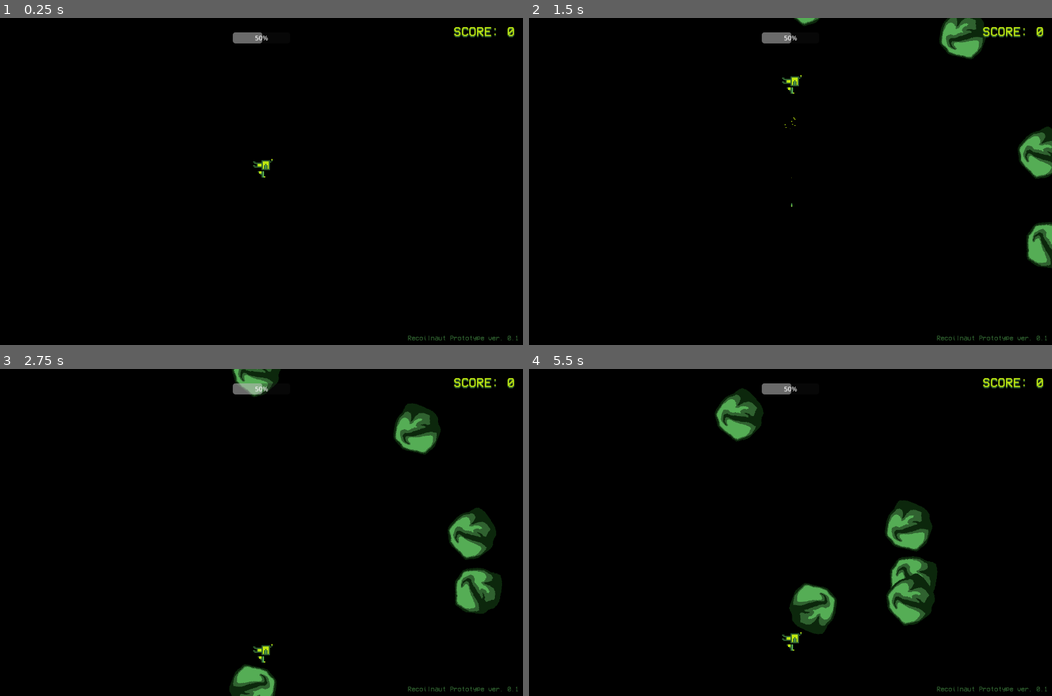
Above: before the commit, frames 1-4 (two rows, left to right).
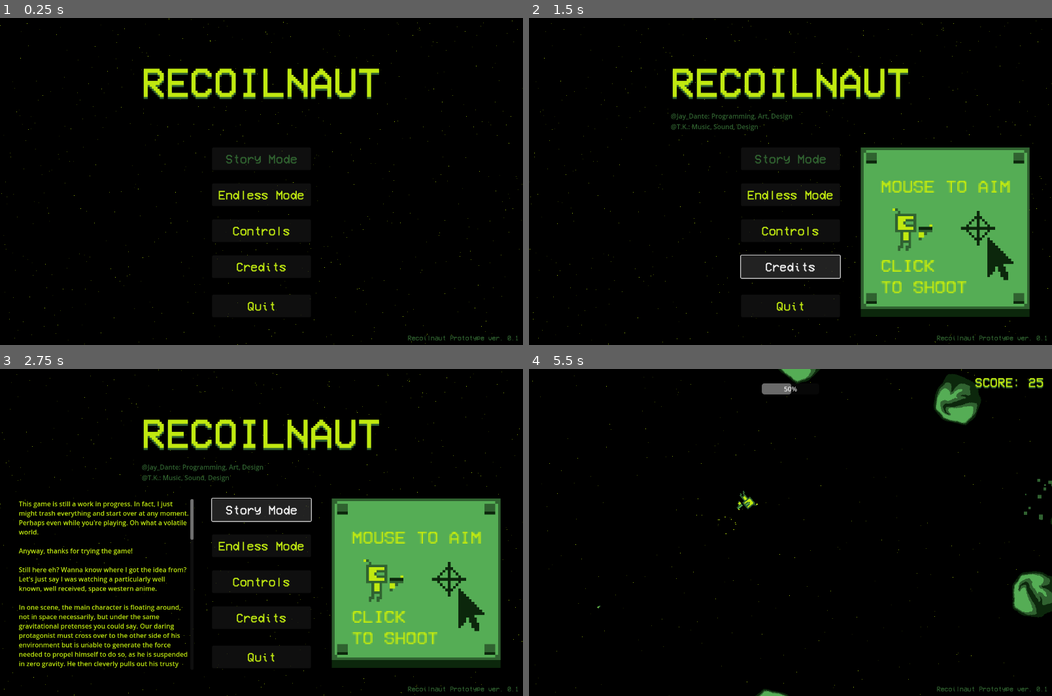
Above: after the commit, the same moments.

Repository: Jay-Dante/Recoilnaut-Prototype
Game: Godot game, scene res://Scenes/main_menu.tscn
The game is run twice, just before and just after one commit, with the same random seed, the same clock (stepped at 60 frames per second) and the same inputs. Before the commit the project starts from res://Scenes/Test_Scene.tscn.
Inputs (mouse positions are in pixels of both pictures, inside the frame that each line leads up to):
- Up to frame 1 (0.25 s): no input
- Up to frame 2 (1.5 s): click (790, 230) at 0.5 s, where only the run after the commit has a clickable "Controls"; click (790, 266) at 1.25 s, where only the run after the commit has a clickable "Credits"
- Up to frame 3 (2.75 s): click (261, 509) at 2 s, where only the run after the commit has a clickable "Story Mode"
- Up to frame 4 (5.5 s): click (790, 509) at 2.75 s, where only the run after the commit has a clickable "Story Mode"; click (790, 545) at 3.5 s, where only the run after the commit has a clickable "Endless Mode"; move the mouse to (905, 516) at 4.27 s; click (905, 516) at 4.35 s; move the mouse to (685, 548) at 5.02 s; click (685, 548) at 5.1 s

The runs differ from the first frame. In frame 1, 3.4% of the frame differs, in the area x 0-100%, y 0-100%; in frame 2, 24%; in frame 3, 27%; in frame 4, 7.5%.

Commit message:
Updated Menus
UI Changes to main menu and game over scenes

Diff:
--- a/Scenes/Test_Scene.tscn
+++ b/Scenes/Test_Scene.tscn
@@ -6,6 +6,17 @@
 [ext_resource type="PackedScene" uid="uid://cudgdf6e38n7y" path="res://Scenes/asteroid.tscn" id="3_a5edd"]
 [ext_resource type="PackedScene" uid="uid://bbeu6ls63kc50" path="res://Scenes/game_over_screen.tscn" id="4_22l8h"]
 [ext_resource type="PackedScene" uid="uid://dktd4wxi75vim" path="res://Scenes/health.tscn" id="4_xsfd6"]
+
+[sub_resource type="ParticleProcessMaterial" id="ParticleProcessMaterial_1pqoh"]
+emission_shape = 3
+emission_box_extents = Vector3(1280, 800, 1)
+particle_flag_disable_z = true
+direction = Vector3(0, 0, 0)
+spread = 0.0
+gravity = Vector3(0, 0, 0)
+orbit_velocity_min = 0.0
+orbit_velocity_max = 0.0
+color = Color(0.752941, 0.913725, 0.0627451, 1)
 
 [node name="Node2D" type="Node2D"]
 script = ExtResource("1_jdrf8")
@@ -64,3 +75,13 @@
 
 [node name="PlayerSpawn" type="Node2D" parent="."]
 position = Vector2(640, 400)
+
+[node name="StarfieldParallax" type="Node2D" parent="."]
+
+[node name="Field0" type="GPUParticles2D" parent="StarfieldParallax"]
+z_index = -100
+position = Vector2(640, 400)
+amount = 1000
+process_material = SubResource("ParticleProcessMaterial_1pqoh")
+lifetime = 140.0
+preprocess = 280.0
--- a/Scenes/asteroid.tscn
+++ b/Scenes/asteroid.tscn
@@ -1,7 +1,8 @@
-[gd_scene load_steps=4 format=3 uid="uid://cudgdf6e38n7y"]
+[gd_scene load_steps=5 format=3 uid="uid://cudgdf6e38n7y"]
 
 [ext_resource type="Script" path="res://Scripts/Asteroid.gd" id="1_ta6s6"]
 [ext_resource type="Shape2D" uid="uid://bi1ipaa4fpaoq" path="res://Resources/asteroid_collision_large.tres" id="2_xiia0"]
+[ext_resource type="AudioStream" uid="uid://b2kpc43euov2" path="res://Assets/Sound/RockBreak.wav" id="3_ugd5w"]
 
 [sub_resource type="CompressedTexture2D" id="CompressedTexture2D_ihlkw"]
 
@@ -10,11 +11,31 @@
 collision_mask = 11
 script = ExtResource("1_ta6s6")
 
-[node name="Sprite2D" type="Sprite2D" parent="."]
+[node name="Roid" type="Sprite2D" parent="."]
 texture_filter = 1
 texture = SubResource("CompressedTexture2D_ihlkw")
 
 [node name="CollisionShape2D" type="CollisionShape2D" parent="."]
 shape = ExtResource("2_xiia0")
 
+[node name="Impact" type="AudioStreamPlayer2D" parent="."]
+position = Vector2(3, 33)
+stream = ExtResource("3_ugd5w")
+
+[node name="Impacticles" type="CPUParticles2D" parent="."]
+emitting = false
+amount = 20
+lifetime = 2.0
+one_shot = true
+explosiveness = 1.0
+emission_shape = 2
+emission_sphere_radius = 10.0
+spread = 180.0
+gravity = Vector2(0, 0)
+initial_velocity_min = 50.0
+initial_velocity_max = 100.0
+scale_amount_min = 2.0
+scale_amount_max = 10.0
+color = Color(0.188235, 0.384314, 0.188235, 1)
+
 [connection signal="body_entered" from="." to="." method="_on_body_entered"]
--- /dev/null
+++ b/Scenes/game_over_screen.gd
@@ -0,0 +1,10 @@
+extends Control
+
+
+
+func _on_restart_pressed():
+	get_tree().reload_current_scene();
+
+
+func _on_quit_pressed():
+	get_tree().change_scene_to_file("res://Scenes/main_menu.tscn");
--- a/Scenes/game_over_screen.tscn
+++ b/Scenes/game_over_screen.tscn
@@ -1,6 +1,7 @@
-[gd_scene load_steps=4 format=3 uid="uid://bbeu6ls63kc50"]
+[gd_scene load_steps=5 format=3 uid="uid://bbeu6ls63kc50"]
 
 [ext_resource type="FontFile" uid="uid://dynf0qxshk31i" path="res://Assets/Type/VCR_OSD_MONO_1.001.ttf" id="1_85cqs"]
+[ext_resource type="Script" path="res://Scenes/game_over_screen.gd" id="1_ocq5s"]
 
 [sub_resource type="LabelSettings" id="LabelSettings_eoxtx"]
 font = ExtResource("1_85cqs")
@@ -19,6 +20,7 @@
 anchor_bottom = 1.0
 grow_horizontal = 2
 grow_vertical = 2
+script = ExtResource("1_ocq5s")
 
 [node name="GameOver" type="Label" parent="."]
 layout_mode = 1
@@ -68,3 +70,6 @@
 theme_override_fonts/font = ExtResource("1_85cqs")
 theme_override_font_sizes/font_size = 18
 text = "QUIT TO MAIN MENU"
+
+[connection signal="pressed" from="Restart" to="." method="_on_restart_pressed"]
+[connection signal="pressed" from="Quit" to="." method="_on_quit_pressed"]
--- /dev/null
+++ b/Scenes/main_menu.gd
@@ -0,0 +1,24 @@
+extends Control
+
+@onready var UM = $StoryModeButton/UnnecessaryMonologue;
+@onready var Controls = $ControlsButton/Instructions;
+@onready var Credits = $CreditsButton/Credits;
+
+func _on_story_mode_button_pressed():
+	UM.visible = !UM.visible;
+
+
+func _on_endless_mode_button_pressed():
+	get_tree().change_scene_to_file("res://Scenes/Test_Scene.tscn");
+
+
+func _on_controls_button_pressed():
+	Controls.visible = !Controls.visible;
+
+
+func _on_credits_button_pressed():
+	Credits.visible = !Credits.visible;
+
+
+func _on_quit_button_pressed():
+	get_tree().quit();
--- /dev/null
+++ b/Scenes/main_menu.tscn
@@ -0,0 +1,263 @@
+[gd_scene load_steps=7 format=3 uid="uid://rg6geehig6om"]
+
+[ext_resource type="FontFile" uid="uid://dynf0qxshk31i" path="res://Assets/Type/VCR_OSD_MONO_1.001.ttf" id="1_5d01w"]
+[ext_resource type="Script" path="res://Scenes/main_menu.gd" id="1_i2ina"]
+[ext_resource type="Texture2D" uid="uid://cuu5n4ldakfap" path="res://Assets/Art/Instructions.png" id="3_ok2tc"]
+
+[sub_resource type="LabelSettings" id="LabelSettings_vnouq"]
+font = ExtResource("1_5d01w")
+font_size = 100
+font_color = Color(0.752941, 0.913725, 0.0627451, 1)
+shadow_color = Color(0.188235, 0.384314, 0.188235, 1)
+shadow_offset = Vector2(0, 5)
+
+[sub_resource type="LabelSettings" id="LabelSettings_7tdju"]
+font = ExtResource("1_5d01w")
+font_color = Color(0.188235, 0.384314, 0.188235, 1)
+
+[sub_resource type="ParticleProcessMaterial" id="ParticleProcessMaterial_pyi5p"]
+emission_shape = 3
+emission_box_extents = Vector3(1, 600, 1)
+particle_flag_disable_z = true
+direction = Vector3(-1, 0, 0)
+spread = 0.0
+gravity = Vector3(0, 0, 0)
+initial_velocity_min = 10.0
+initial_velocity_max = 10.0
+orbit_velocity_min = 0.0
+orbit_velocity_max = 0.0
+color = Color(0.752941, 0.913725, 0.0627451, 1)
+
+[node name="main_menu" type="Control"]
+layout_mode = 3
+anchors_preset = 15
+anchor_right = 1.0
+anchor_bottom = 1.0
+grow_horizontal = 2
+grow_vertical = 2
+script = ExtResource("1_i2ina")
+
+[node name="GameOver" type="Label" parent="."]
+layout_mode = 1
+anchors_preset = 5
+anchor_left = 0.5
+anchor_right = 0.5
+offset_left = -370.5
+offset_top = 96.0
+offset_right = 370.5
+offset_bottom = 213.0
+grow_horizontal = 2
+text = "RECOILNAUT"
+label_settings = SubResource("LabelSettings_vnouq")
+horizontal_alignment = 1
+vertical_alignment = 1
+
+[node name="StoryModeButton" type="Button" parent="."]
+layout_mode = 1
+anchors_preset = -1
+anchor_right = 1.0
+anchor_bottom = 1.0
+offset_left = 519.0
+offset_top = 316.5
+offset_right = -519.0
+offset_bottom = -428.5
+grow_horizontal = 2
+grow_vertical = 2
+theme_override_colors/font_color = Color(0.188235, 0.384314, 0.188235, 1)
+theme_override_colors/font_pressed_color = Color(0.188235, 0.384314, 0.188235, 1)
+theme_override_fonts/font = ExtResource("1_5d01w")
+theme_override_font_sizes/font_size = 30
+text = "Story Mode"
+
+[node name="UnnecessaryMonologue" type="RichTextLabel" parent="StoryModeButton"]
+visible = false
+layout_mode = 0
+offset_left = -473.0
+offset_top = 1.0
+offset_right = -45.0
+offset_bottom = 419.0
+theme_override_colors/default_color = Color(0.752941, 0.913725, 0.0627451, 1)
+text = "This game is still a work in progress. In fact, I just might trash everything and start over at any moment. Perhaps even while you're playing. Oh what a volatile world.
+
+Anyway, thanks for trying the game!
+
+Still here eh? Wanna know where I got the idea from? Let's just say I was watching a particularly well known, well received, space western anime.
+
+In one scene, the main character is floating around, not in space necessarily, but under the same gravitational pretenses you could say. Our daring protagonist must cross over to the other side of his environment but is unable to generate the force needed to propel himself to do so, as he is suspended in zero gravity. He then cleverly pulls out his trusty sidearm and fires in the opposite direction to his target destination; generating the force needed to reach his goal.
+
+and thus, RECOILNAUT was born. In my head. For several months. As where most game ideas go to die, ironically. But not RECOILNAUT! You can play it! It's here! In front of you! Go play it! Click the ENDLESS MODE button! Play for no more than 5 minutes I imagine! But you played it! Technically, you're playing it right now! As you sit here and read it, it's a visual novel! With next to no visuals!
+
+Ok I must now take my leave as I further break and rebuild the game behind the scenes.
+
+If you liked the game, hated the game, or have any suggestions for the game, feel free to reach out to me. I'm the guy in the itch.io submission, it'll probably say I did the programming and other stuff. That is I.
+
+Until next time friends!
+
+
+
+
+
+
+
+
+
+
+
+
+
+
+
+Heh I knew you'd keep scrolling for more. Fine then, as a reward, I'll share ye a joke:
+
+
+
+
+
+
+
+
+
+
+
+
+
+
+
+
+
+
+
+
+
+
+
+"
+
+[node name="EndlessModeButton" type="Button" parent="."]
+layout_mode = 1
+anchors_preset = -1
+anchor_right = 1.0
+anchor_bottom = 1.0
+offset_left = 519.0
+offset_top = 404.5
+offset_right = -519.0
+offset_bottom = -340.5
+grow_horizontal = 2
+grow_vertical = 2
+theme_override_colors/font_color = Color(0.752941, 0.913725, 0.0627451, 1)
+theme_override_colors/font_pressed_color = Color(0.188235, 0.384314, 0.188235, 1)
+theme_override_fonts/font = ExtResource("1_5d01w")
+theme_override_font_sizes/font_size = 30
+text = "Endless Mode"
+
+[node name="ControlsButton" type="Button" parent="."]
+layout_mode = 1
+anchors_preset = -1
+anchor_right = 1.0
+anchor_bottom = 1.0
+offset_left = 519.0
+offset_top = 492.5
+offset_right = -519.0
+offset_bottom = -252.5
+grow_horizontal = 2
+grow_vertical = 2
+theme_override_colors/font_color = Color(0.752941, 0.913725, 0.0627451, 1)
+theme_override_colors/font_pressed_color = Color(0.188235, 0.384314, 0.188235, 1)
+theme_override_fonts/font = ExtResource("1_5d01w")
+theme_override_font_sizes/font_size = 30
+text = "Controls"
+
+[node name="Instructions" type="Sprite2D" parent="ControlsButton"]
+visible = false
+texture_filter = 1
+position = Vector2(499.75, 31.25)
+scale = Vector2(3.22266, 3.23828)
+texture = ExtResource("3_ok2tc")
+
+[node name="Aim" type="Label" parent="ControlsButton/Instructions"]
+offset_left = -48.897
+offset_top = -41.5296
+offset_right = 57.103
+offset_bottom = -15.5296
+theme_override_colors/font_color = Color(0.752941, 0.913725, 0.0627451, 1)
+theme_override_fonts/font = ExtResource("1_5d01w")
+theme_override_font_sizes/font_size = 14
+text = "MOUSE TO AIM"
+
+[node name="Aim" type="Label" parent="ControlsButton/Instructions/Aim"]
+offset_left = -0.0533447
+offset_top = 60.4439
+offset_right = 105.947
+offset_bottom = 86.4439
+theme_override_colors/font_color = Color(0.752941, 0.913725, 0.0627451, 1)
+theme_override_fonts/font = ExtResource("1_5d01w")
+theme_override_font_sizes/font_size = 14
+text = "CLICK
+TO SHOOT"
+
+[node name="CreditsButton" type="Button" parent="."]
+layout_mode = 1
+anchors_preset = -1
+anchor_right = 1.0
+anchor_bottom = 1.0
+offset_left = 519.0
+offset_top = 580.5
+offset_right = -519.0
+offset_bottom = -164.5
+grow_horizontal = 2
+grow_vertical = 2
+theme_override_colors/font_color = Color(0.752941, 0.913725, 0.0627451, 1)
+theme_override_colors/font_pressed_color = Color(0.188235, 0.384314, 0.188235, 1)
+theme_override_fonts/font = ExtResource("1_5d01w")
+theme_override_font_sizes/font_size = 30
+text = "Credits"
+
+[node name="Credits" type="Label" parent="CreditsButton"]
+visible = false
+layout_mode = 0
+offset_left = -172.0
+offset_top = -353.0
+offset_right = 406.0
+offset_bottom = -291.0
+theme_override_colors/font_color = Color(0.188235, 0.384314, 0.188235, 1)
+text = "@Jay_Dante: Programming, Art, Design
+@T.K.: Music, Sound, Design"
+
+[node name="QuitButton" type="Button" parent="."]
+layout_mode = 1
+anchors_preset = -1
+anchor_right = 1.0
+anchor_bottom = 1.0
+offset_left = 519.0
+offset_top = 676.5
+offset_right = -519.0
+offset_bottom = -68.5
+grow_horizontal = 2
+grow_vertical = 2
+theme_override_colors/font_color = Color(0.752941, 0.913725, 0.0627451, 1)
+theme_override_colors/font_pressed_color = Color(0.188235, 0.384314, 0.188235, 1)
+theme_override_fonts/font = ExtResource("1_5d01w")
+theme_override_font_sizes/font_size = 30
+text = "Quit"
+
+[node name="Version" type="Label" parent="."]
+offset_left = 998.0
+offset_top = 775.0
+offset_right = 1270.0
+offset_bottom = 798.0
+text = "Recoilnaut Prototype ver. 0.1"
+label_settings = SubResource("LabelSettings_7tdju")
+
+[node name="Field0" type="GPUParticles2D" parent="."]
+z_index = -100
+position = Vector2(1320, 400)
+amount = 1000
+process_material = SubResource("ParticleProcessMaterial_pyi5p")
+lifetime = 140.0
+preprocess = 280.0
+
+[connection signal="pressed" from="StoryModeButton" to="." method="_on_story_mode_button_pressed"]
+[connection signal="pressed" from="EndlessModeButton" to="." method="_on_endless_mode_button_pressed"]
+[connection signal="pressed" from="ControlsButton" to="." method="_on_controls_button_pressed"]
+[connection signal="pressed" from="CreditsButton" to="." method="_on_credits_button_pressed"]
+[connection signal="pressed" from="QuitButton" to="." method="_on_quit_button_pressed"]
--- a/Scenes/recoilnaut.tscn
+++ b/Scenes/recoilnaut.tscn
@@ -1,8 +1,9 @@
-[gd_scene load_steps=5 format=3 uid="uid://ce5hcqoq1v8d"]
+[gd_scene load_steps=6 format=3 uid="uid://ce5hcqoq1v8d"]
 
 [ext_resource type="Script" path="res://Scripts/recoilnaut.gd" id="1_42pcl"]
 [ext_resource type="Texture2D" uid="uid://bbvxom10p8cj4" path="res://Assets/Art/Recoilnaut.png" id="1_d0h78"]
 [ext_resource type="AudioStream" uid="uid://tncohwkys6jl" path="res://Assets/Sound/PistolShot.wav" id="3_5fb0w"]
+[ext_resource type="AudioStream" uid="uid://b2ipwfhr887ay" path="res://Assets/Sound/deathboom.wav" id="4_tie3g"]
 
 [sub_resource type="CapsuleShape2D" id="CapsuleShape2D_f3evn"]
 radius = 12.0
@@ -14,7 +15,7 @@
 collision_mask = 5
 script = ExtResource("1_42pcl")
 
-[node name="Sprite2D" type="Sprite2D" parent="."]
+[node name="PlayerSprite" type="Sprite2D" parent="."]
 texture_filter = 1
 rotation = -1.5708
 scale = Vector2(3, 3)
@@ -44,3 +45,25 @@
 scale_amount_min = 2.0
 scale_amount_max = 2.0
 color = Color(0.752941, 0.913725, 0.0627451, 1)
+
+[node name="Status" type="Node2D" parent="."]
+
+[node name="DeathCrunch" type="AudioStreamPlayer2D" parent="Status"]
+stream = ExtResource("4_tie3g")
+volume_db = -10.0
+
+[node name="Deathicles" type="CPUParticles2D" parent="Status"]
+emitting = false
+amount = 20
+lifetime = 5.0
+one_shot = true
+explosiveness = 1.0
+lifetime_randomness = 1.0
+emission_shape = 2
+emission_sphere_radius = 1.0
+gravity = Vector2(0, 0)
+initial_velocity_min = 10.0
+initial_velocity_max = 50.0
+scale_amount_min = 2.0
+scale_amount_max = 10.0
+color = Color(0.752941, 0.913725, 0.0627451, 1)
--- a/Scripts/Asteroid.gd
+++ b/Scripts/Asteroid.gd
@@ -9,7 +9,7 @@
 
 var speed = 0;
 
-@onready var sprite = $Sprite2D;
+@onready var sprite = $Roid;
 @onready var cshape = $CollisionShape2D;
 
 var points: int:
@@ -52,7 +52,12 @@
 
 func destroy():
 	emit_signal("destroyed", global_position, size, points);
-	print("Destroy Signal Emitted");
+	sprite.visible = false;
+	cshape.disabled = true;
+	$Impact.play();
+	$Impacticles.emitting = true;
+	#$Impacticles.restart();
+	await get_tree().create_timer(2).timeout;
 	queue_free();
 
 # 死ね
--- a/Scripts/game.gd
+++ b/Scripts/game.gd
@@ -14,13 +14,13 @@
 		score = value;
 		hud.score = score;
 
-var health = 5;
+var health = 1;
 ############################ NOTIFICATION FUNCTIONS ######################
 func _ready():
 
 	game_over.visible = false;
 	score = 0;
-	health = 5;
+	health = 1;
 	player.connect("pb_shot", _on_player_pb_shot);
 	player.connect("died", _on_player_died);
 
@@ -37,9 +37,12 @@
 
 func _on_player_died():
 	health -= 1;
+	print(health);
 	print("Player died");
 	if health <= 0:
+		await get_tree().create_timer(1).timeout;
 		game_over.visible = true;
+		player.disableInput();
 #	else:
 #		await get_tree().create_timer(1).timeout;
 #		player.respawn(player_spawn.global_position);
--- a/Scripts/recoilnaut.gd
+++ b/Scripts/recoilnaut.gd
@@ -10,12 +10,13 @@
 @export var RECOIL_FORCE := 250;
 
 @onready var weapon = $Weapon;
+@onready var sprite = $PlayerSprite;
+@onready var cshape = $CollisionShape2D;
 
 var pistol_bullet = preload("res://Scenes/pistol_bullet.tscn");
 var recoil_direction = Vector2.ZERO;
 var knockback_direction = Vector2.ZERO;
 var inputEnabled = true;
-
 # it's alive!
 var alive := true;
 
@@ -62,7 +63,7 @@
 	apply_recoil_force();
 	$Weapon/Gunshot.play();
 	$Weapon/Bulletsmoke.emitting = true;
-	$Weapon/Bulletsmoke.restart()
+	$Weapon/Bulletsmoke.restart();
 
 func apply_recoil_force():
 	recoil_direction = (get_global_mouse_position() - global_position).normalized() * -1
@@ -78,6 +79,10 @@
 		alive = false;
 		emit_signal("died");
 		disableInput();
+		sprite.visible = false;
+		cshape.disabled = true;
+		$Status/DeathCrunch.play();
+		$Status/Deathicles.emitting = true;
 
 # revival
 func respawn(pos):
--- a/project.godot
+++ b/project.godot
@@ -11,7 +11,7 @@
 [application]
 
 config/name="Recoilnaut"
-run/main_scene="res://Scenes/Test_Scene.tscn"
+run/main_scene="res://Scenes/main_menu.tscn"
 config/features=PackedStringArray("4.0", "GL Compatibility")
 config/icon="res://icon.svg"
 
Binary file added: Assets/Art/Instructions.aseprite
Binary file added: Assets/Art/Instructions.png
Not shown, added: Assets/Art/Instructions.png.import
Not shown, added: Assets/Sound/RockBreak.wav.import
Not shown, added: Assets/Sound/deathboom.wav.import
Not shown: 1 places in Scenes/Test_Scene.tscn that only renumber resources
Not shown, added: Assets/Sound/RockBreak.wav
Not shown, added: Assets/Sound/deathboom.wav
